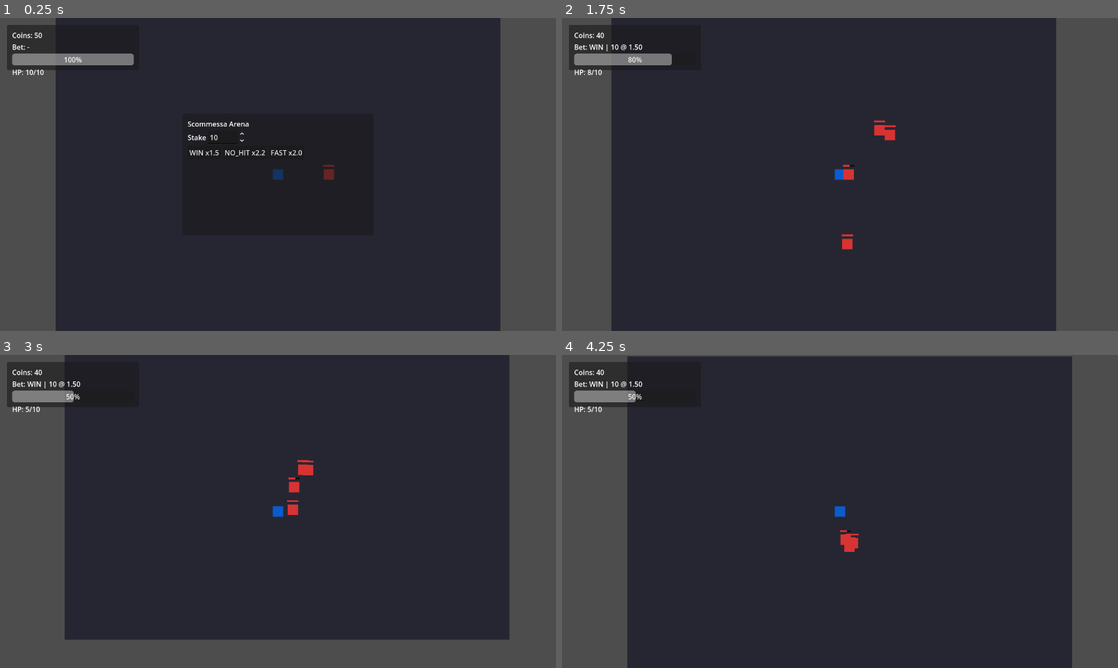
Above: before the commit, frames 1-4 (two rows, left to right).
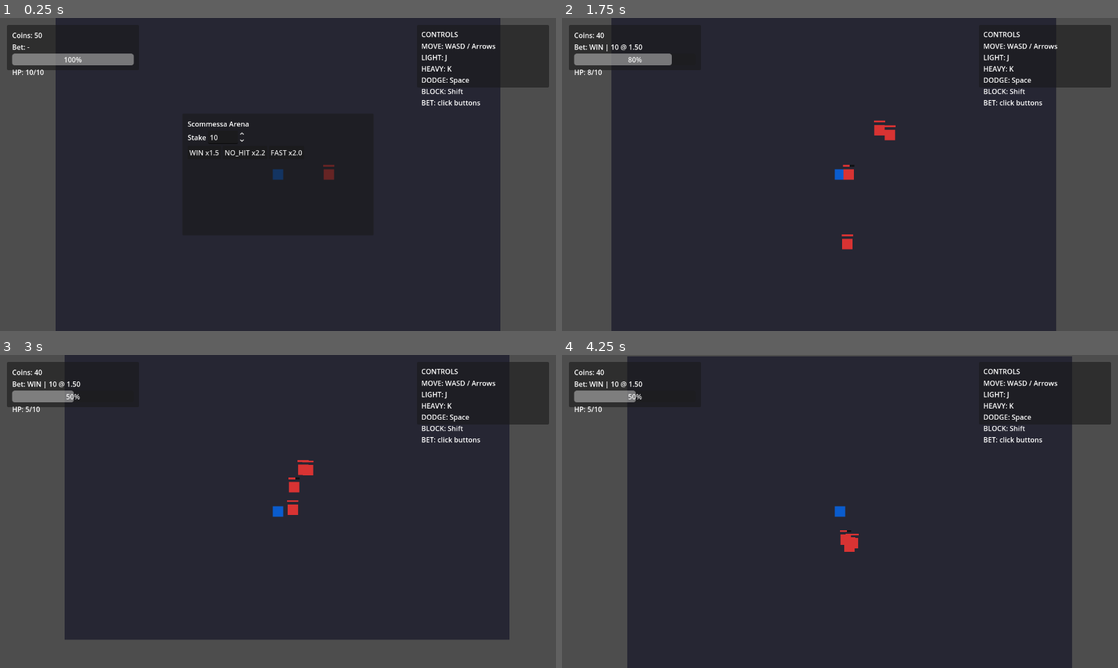
Above: after the commit, the same moments.

Repository: Faratas410/Gallicus-2.0
Game: Godot game, scene res://scenes/Main.tscn
Two runs of this game, one before a commit and one after it. Both use one fixed random seed, a clock stepped at 60 frames per second and the inputs below.
Inputs:
- Up to frame 1 (0.25 s): no input
- Up to frame 2 (1.75 s): click "WIN x1.5" at 0.5 s; tap Enter at 1.25 s; hold D (move_right) from 1.28 s (still down); tap K (attack_heavy) at 1.35 s
- Up to frame 3 (3 s): release D (move_right) at 2.03 s; hold S (move_down) 2.03-2.78 s; tap J (attack_light) at 2.1 s; hold D (move_right) from 2.78 s (still down); hold L (block) from 2.78 s (still down)
- Up to frame 4 (4.25 s): release D (move_right) at 3.53 s; release L (block) at 3.53 s; hold W (move_up) from 3.53 s (still down); tap Space (dodge) at 3.6 s

The runs differ from the first frame. In frame 1, 2.3% of the frame differs, in the area x 75-99%, y 2-28%; in frame 2, 2.5%; in frame 3, 1.9%; in frame 4, 1.9%.

Commit message:
Add controls hint panel to HUD

Diff:
--- a/scenes/UI.tscn
+++ b/scenes/UI.tscn
@@ -125,6 +125,32 @@
 [node name="QuitButton" type="Button" parent="HUD/GameOverPanel/GameOverVBox"]
 text = "QUIT"
 
+[node name="ControlsHintPanel" type="Panel" parent="HUD"]
+visible = true
+mouse_filter = 2
+anchor_left = 1.0
+anchor_top = 0.0
+anchor_right = 1.0
+anchor_bottom = 0.0
+offset_left = -320.0
+offset_top = 16.0
+offset_right = -16.0
+offset_bottom = 160.0
+
+[node name="ControlsVBox" type="VBoxContainer" parent="HUD/ControlsHintPanel"]
+anchor_right = 1.0
+anchor_bottom = 1.0
+offset_left = 10.0
+offset_top = 10.0
+offset_right = -10.0
+offset_bottom = -10.0
+
+[node name="ControlsTitle" type="Label" parent="HUD/ControlsHintPanel/ControlsVBox"]
+text = "CONTROLS"
+
+[node name="ControlsText" type="Label" parent="HUD/ControlsHintPanel/ControlsVBox"]
+text = "MOVE: WASD / Arrows\nLIGHT: J\nHEAVY: K\nDODGE: Space\nBLOCK: Shift\nBET: click buttons"
+
 [node name="DebugOverlay" type="Label" parent="HUD"]
 anchor_left = 1.0
 anchor_top = 0.0
